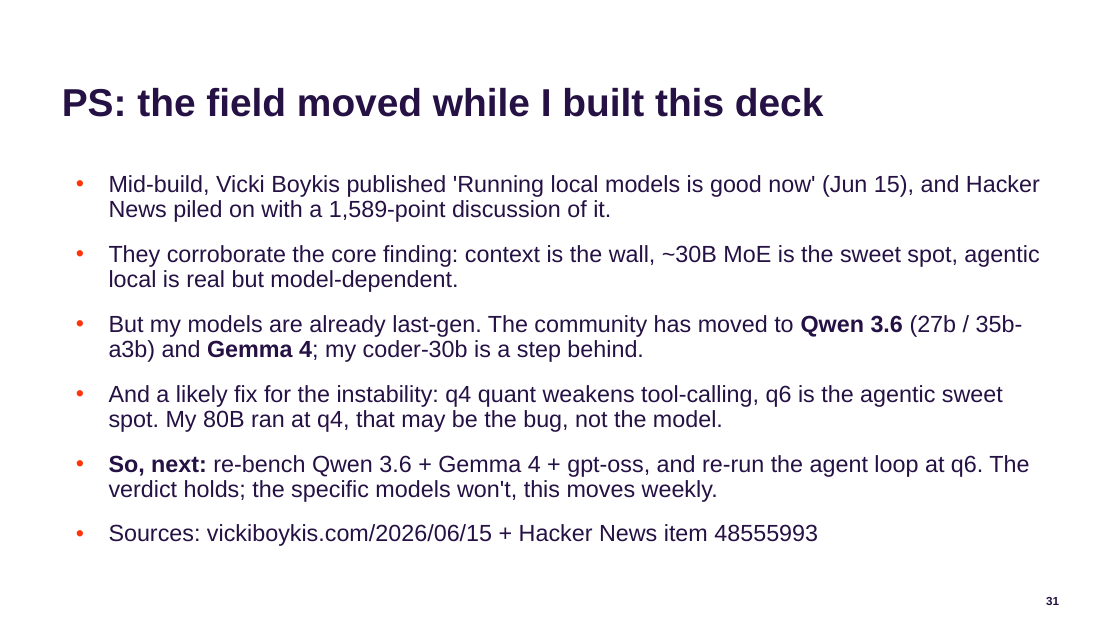
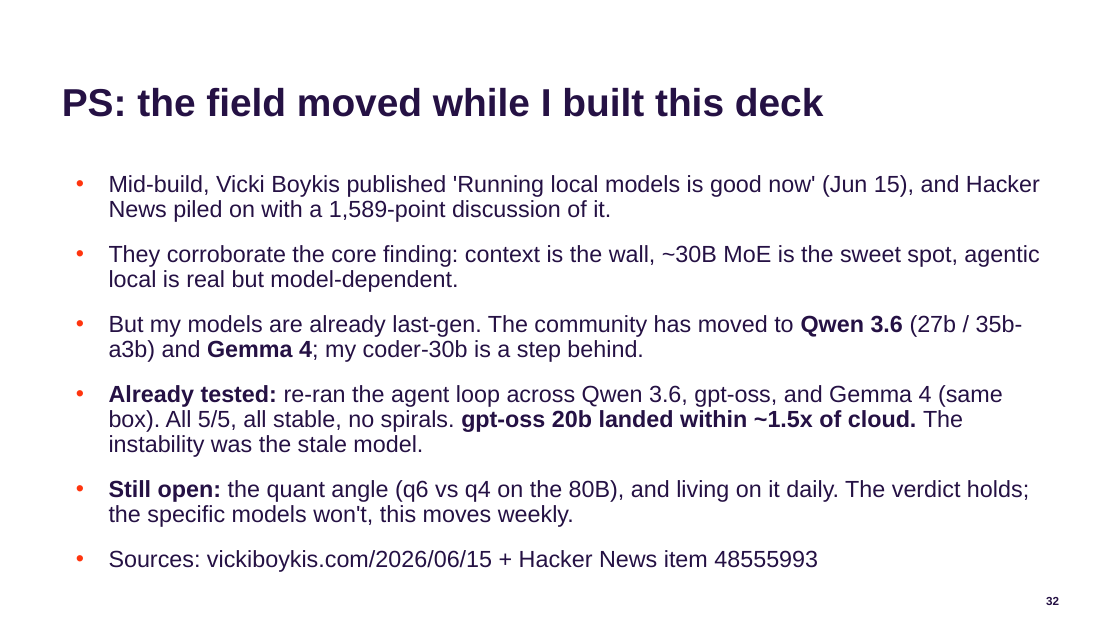
Before and after one commit to jconnolly/local-llm-pi5, a slide deck: slide 32 of local-llm-datasociety.pptx (slide 31 before the commit). Drawn at 1120x630 pixels with LibreOffice and Linux fonts; fonts in the diff are those of the drawing; background and template pictures are left out. Boxes give left, top, right and bottom in pixels: in the first picture for what was removed or moved away, otherwise in the second. Text is boxed around its words. In the diff, an @@ line names an element or a change of style, - is before the commit and + after.

Commit message:
Cross-family agent-loop bench: instability was a stale-model artifact
Re-ran agentbench (5 hard tasks, same box) across current models, prompted by Boykis/HN:
- coder-30b (deck baseline): 4/5, 4-41 turns (wild), 248s
- Qwen 3.6 27b q8: 5/5, 7-9 turns, 161s
- gpt-oss 20b: 5/5, 7-9 turns, 48s (~1.5x cloud) <- standout
- gemma4 26b: 5/5, 8-20 turns, 69s
- Opus cloud: 5/5, 5-9, 31s

Every current model is stable + 5/5; the 41-turn spiral was the model, not local inference.
- agentbench/run.py: AGENTBENCH_LOCAL_MODEL env override
- agentbench/cross_family_results.md: durable results table + findings
- decks: new 'Tested it: the instability was the model' slide + reconciliation/PS updated

```diff
--- a/local-llm-datasociety.pptx
+++ b/local-llm-datasociety.pptx
@@ text at bbox=[109, 385, 1029, 527]: text changed @@
-• And a likely fix for the instability: q4 quant weakens tool-calling, q6 is the agentic sweet spot. My 80B ran at q4, that may be the bug, not the model.
-• So, next: re-bench Qwen 3.6 + Gemma 4 + gpt-oss, and re-run the agent loop at q6. The verdict holds; the specific models won't, this moves weekly.
+• Already tested: re-ran the agent loop across Qwen 3.6, gpt-oss, and Gemma 4 (same box). All 5/5, all stable, no spirals. gpt-oss 20b landed within ~1.5x of cloud. The instability was the stale model.
+• Still open: the quant angle (q6 vs q4 on the 80B), and living on it daily. The verdict holds; the specific models won't, this moves weekly.
@@ page number at bbox=[1046, 597, 1059, 605]: text changed @@
-31
+32
```
Also in this commit, not shown: 1 other slide changed, 1 slide added, 6 other files.
